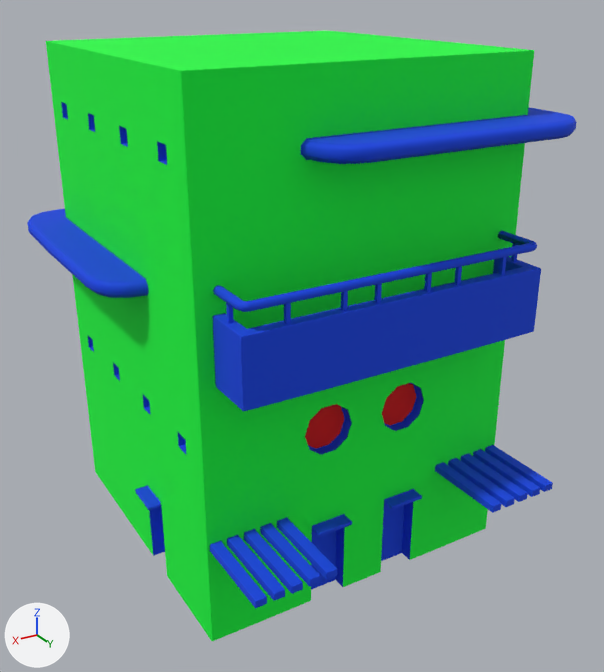
One commit to the FBX model Assets/Model/Batiments_Model/B_04.FBX: the scene before it, then after it.
The view is the same before and after, from a camera (50 mm lens) standing at (13.63, 21.26, 13.41) and looking at (3.83, 4.94, 5.26). Lighting does not change. The marker at lower left points along +X, +Y and +Z. Where no turn or scale is listed for an object, it has been applied to the vertices. Vertices at the same position are counted once.

The older version as bpy lines, for what is in view:
```python
ob_balcon_b_04 = bpy.data.objects.new('Balcon_B_04', me_mesh_001)
ob_balcon_b_04.location = (0.0, 0.0, 0.0)
ob_bar_deco_b_04 = bpy.data.objects.new('Bar_Deco_B_04', me_mesh_002)
ob_bar_deco_b_04.location = (0.0, 0.0, 0.0)
ob_batiment_04 = bpy.data.objects.new('Batiment_04', me_mesh)
ob_batiment_04.location = (0.0, 0.0, 0.0)
ob_corniche_01 = bpy.data.objects.new('Corniche_01', me_mesh_004)
ob_corniche_01.location = (0.0, 0.0, 0.0)
ob_corniche_02 = bpy.data.objects.new('Corniche_02', me_mesh_003)
ob_corniche_02.location = (0.0, 0.0, 0.0)
```
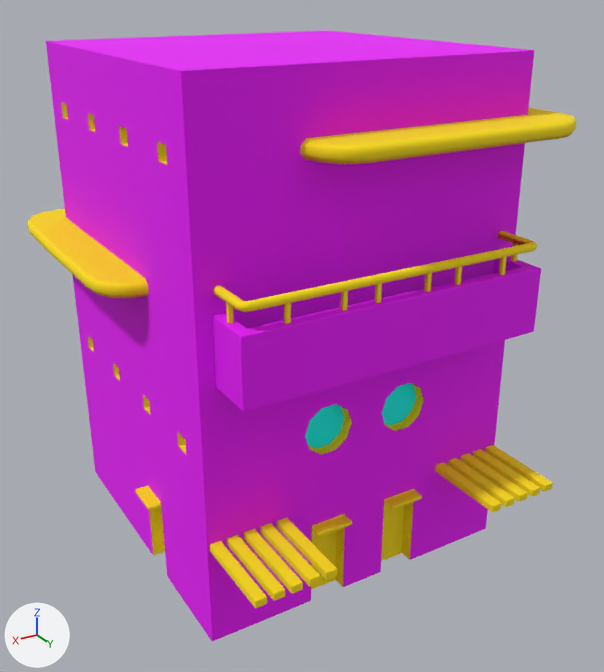
Boxes (x1, y1, x2, y2) around the edits, measured in the pictures (604 x 672 px):
'Batiment_04', recoloured (green to pink): (46, 31, 534, 641) in both
'Balcon_B_04', recoloured (blue to pink): (212, 230, 541, 412) in both
'Bar_Deco_B_04', recoloured (blue to yellow): (210, 445, 553, 608) in both
'Corniche_01', recoloured (blue to yellow): (301, 107, 577, 164) in both
'Corniche_02', recoloured (blue to yellow): (27, 209, 149, 298) in both
part 1 of me_mesh_001, recoloured (blue to yellow): (213, 230, 537, 324) in both
part 2 of me_mesh_001, recoloured (blue to pink): (212, 256, 541, 412) in both
part 3 of me_mesh, recoloured (blue to yellow): (61, 102, 424, 590) in both

What changed in the scene script:
```text
Change mat_wall:
    mat_wall.base_color: (0.0, 1.0, 0.0471) -> (0.847, 0.0, 1.0)  # green #00ff3d -> pink #ed00ff
Change mat_windows:
    mat_windows.base_color: (0.682, 0.0, 0.0) -> (0.0, 1.0, 0.965)  # red #d70000 -> cyan #00fffb
Add mat_extrusion:
    mat_extrusion = principled_material('Extrusion')
    mat_extrusion.base_color = (1.0, 0.753, 0.0)  # yellow #ffe100
    mat_extrusion.roughness = 0.859
Change me_mesh_002:
    where me_mesh_002.from_pydata(...)  # 280 vertices, 250 faces; spans x 0.04..7.92, y 8.01..10.01, z 2.38..2.57
    remove me_mesh_002.materials.append(mat_extrution)  # blue #0042e5
    add me_mesh_002.materials.append(mat_extrusion)  # yellow #ffe100
Change me_mesh_003:
    where me_mesh_003.from_pydata(...)  # 110 vertices, 109 faces; spans x 4.29..9.0, y -1.05..5.71, z 7.3..7.7
    remove me_mesh_003.materials.append(mat_extrution)  # blue #0042e5
    add me_mesh_003.materials.append(mat_extrusion)  # yellow #ffe100
Change me_mesh_004:
    where me_mesh_004.from_pydata(...)  # 164 vertices, 160 faces; spans x -1.03..5.71, y -1.05..9.01, z 10.3..10.7
    remove me_mesh_004.materials.append(mat_extrution)  # blue #0042e5
    add me_mesh_004.materials.append(mat_extrusion)  # yellow #ffe100
Change me_mesh_001:
    where me_mesh_001.from_pydata(...)  # 179 vertices, 132 faces; spans x 0.34..7.61, y 6.67..9.17, z 6.12..8.2
    used by ob_balcon_b_04; location = (0.0, 0.0, 0.0)
    me_mesh_001 part 1: all 88 faces centred in x 0.39..7.56, y 7.79..9.11, z 7.82..8.19 switch from mat_extrution (blue #0042e5) to mat_extrusion (yellow #ffe100)
    me_mesh_001 part 2: all 44 faces centred in x 0.34..7.61, y 7.77..9.17, z 6.12..7.64 switch from mat_extrution (blue #0042e5) to mat_wall (pink #ed00ff)
Change me_mesh:
    where me_mesh.from_pydata(...)  # 1071 vertices, 1124 faces; spans x -0.33..8.28, y -0.25..8.32, z 0.0..12.0
    used by ob_batiment_04; location = (0.0, 0.0, 0.0)
    me_mesh part 3: all 785 faces that had it switch from mat_extrution (blue #0042e5) to mat_extrusion (yellow #ffe100)
```
